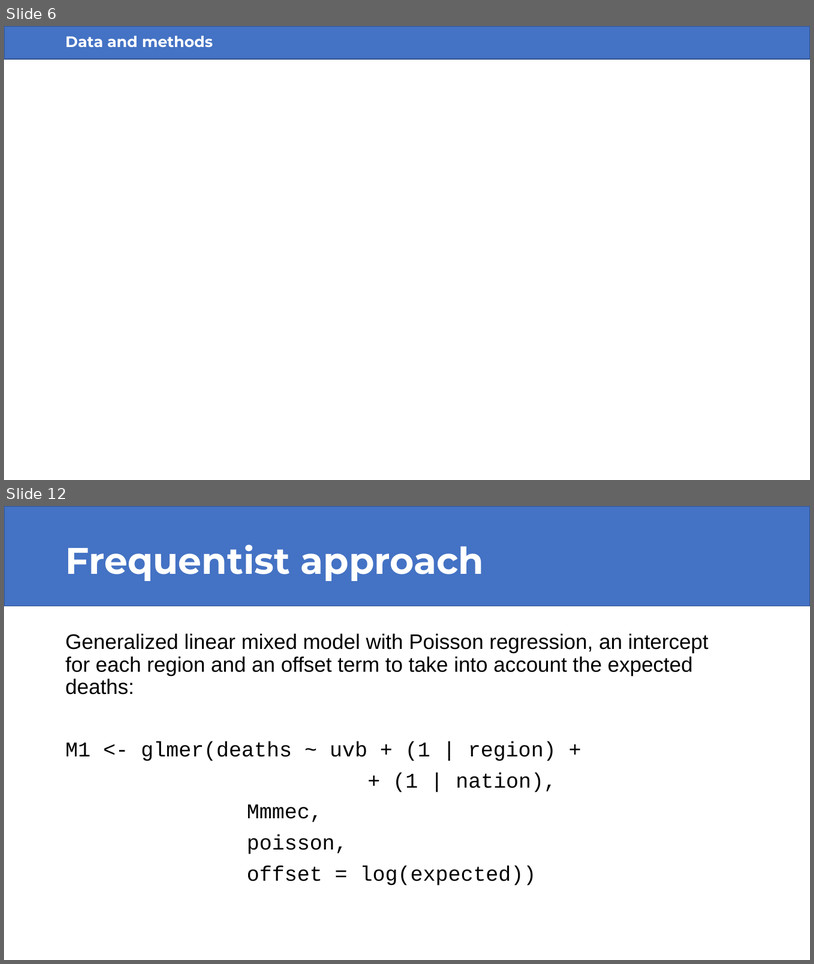
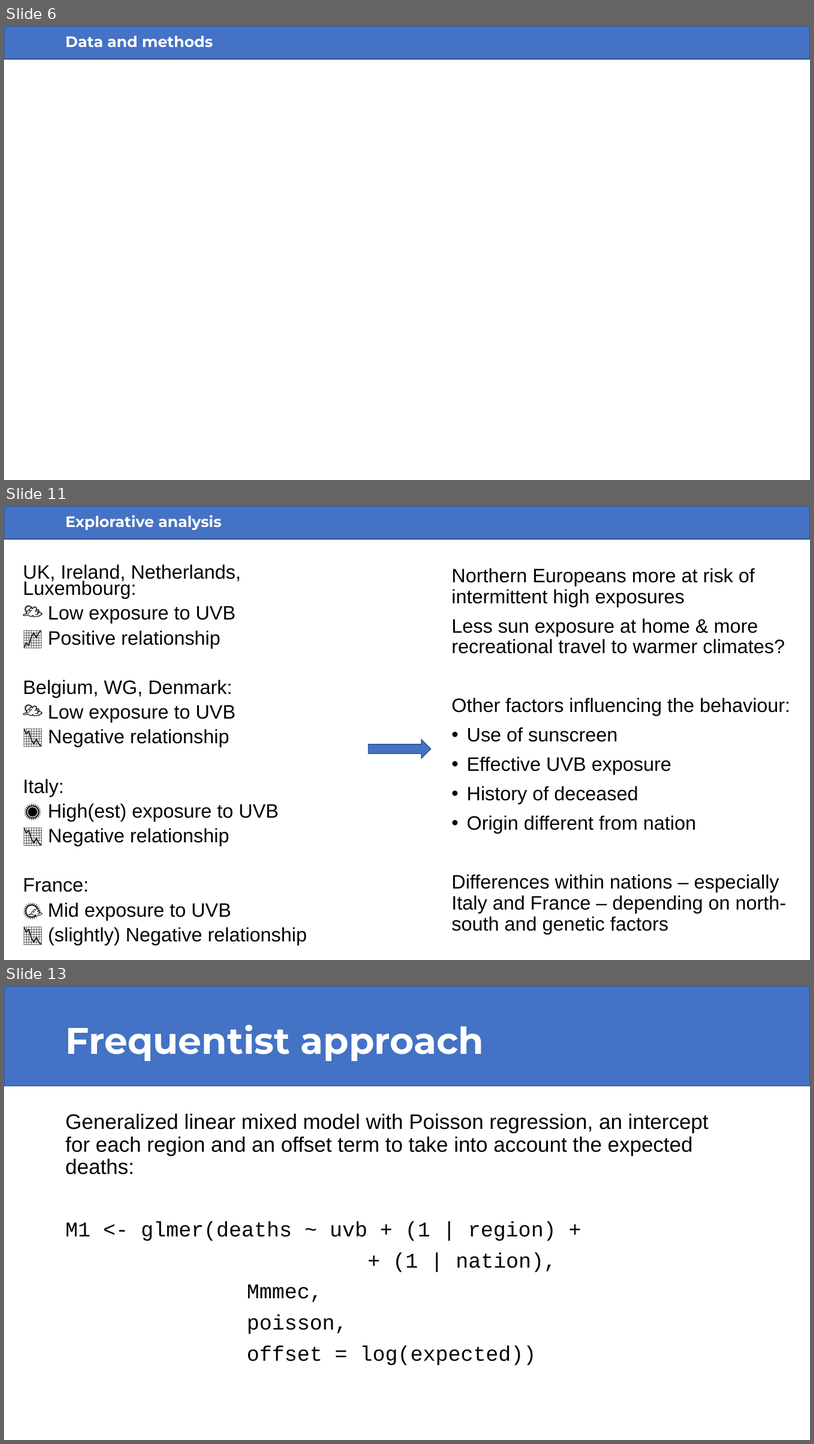
Before and after one commit to saraserafino/UVB-exposure-on-melanoma-mortality, a slide deck: UVB-exposure-on-melanoma-mortality.pptx. Shown one above the other, each under a label of ours: slides 6 and 12 before the commit, slides 6, 11 and 13 after it; the slides between them are not shown. The pictures are 814x964 and 814x1444 pixels, drawn with LibreOffice and Linux fonts; fonts in the diff are those of the drawing; grey boxes stand for pictures. Boxes give left, top, right and bottom in pixels: in the first picture for what was removed or moved away, otherwise in the second. Text is boxed around its words. In the diff, an @@ line names an element or a change of style, - is before the commit and + after.

```diff
--- a/UVB-exposure-on-melanoma-mortality.pptx
+++ b/UVB-exposure-on-melanoma-mortality.pptx
@@ slide 11 added at (4, 506, 810, 960), background #FFFFFF @@
@@ rectangle added at (4, 506, 810, 539), fill #4472C4, outline #325491 1 pt @@
@@ title added at (65, 515, 221, 530), 18 pt, text #FFFFFF, bold @@
+Explorative analysis
@@ text added at (23, 564, 307, 945), 23.1 pt, text #000000 @@
+UK, Ireland, Netherlands, Luxembourg:
+🌥️ Low exposure to UVB
+📈 Positive relationship
+Belgium, WG, Denmark:
+🌥️ Low exposure to UVB
+📉 Negative relationship
+Italy:
+☀️ High(est) exposure to UVB
+📉 Negative relationship
+France:
+🌤️ Mid exposure to UVB
+📉 (slightly) Negative relationship
@@ text added at (452, 568, 791, 934), 23.1 pt, text #000000 @@
+Northern Europeans more at risk of intermittent high exposures
+Less sun exposure at home & more recreational travel to warmer climates?
+Other factors influencing the behaviour:
+• Use of sunscreen
+• Effective UVB exposure
+• History of deceased
+• Origin different from nation
+Differences within nations – especially Italy and France – depending on north-south and genetic factors
@@ right arrow added at (369, 739, 431, 758), fill #4472C4, outline #325491 1 pt @@
@@ what was slide 12 is now slide 13 @@
```
Also in this commit, not shown: 8 slides changed, 1 other slide added, 1 slide removed, 26 other files.
